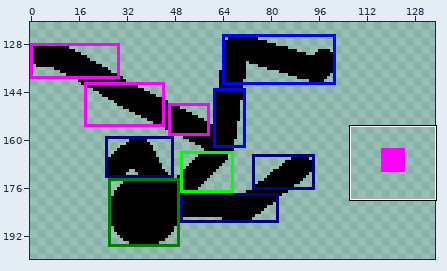
Pixel-art file -- animations/1020_金家潘_天升脚.aseprite. The picture above shows the old version from afar; the outline marks the close-up.
Close-up. Before the commit:
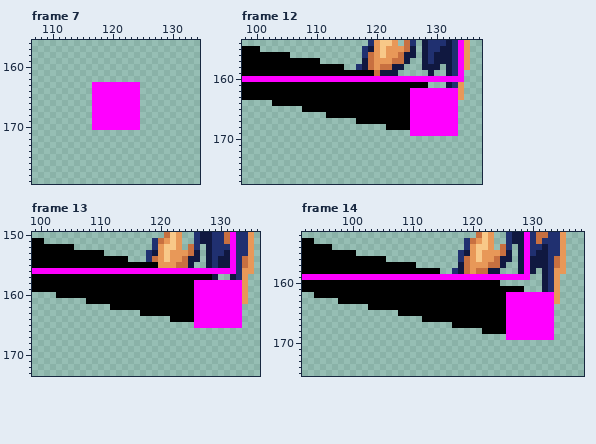
600x300 pixels, 28 frames. Shown: frame 7: x 107..134, y 156..179; frame 12: x 98..137, y 154..177; frame 13: x 99..136, y 150..173; frame 14: x 92..138, y 152..175. The wide view leaves out empty margins. The commit also changed other frames or places, which this record leaves out.
Once edited:
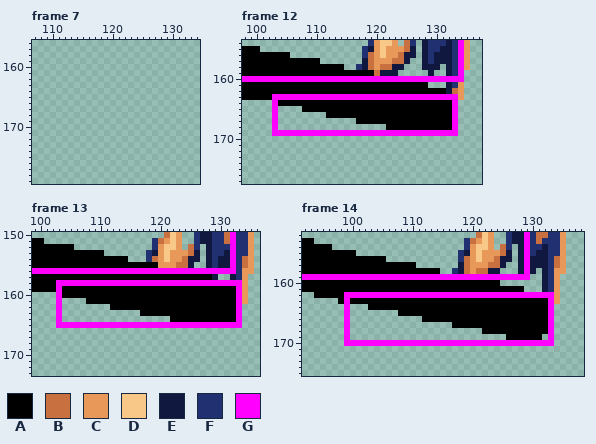
Palette (. is transparent): A #000000  B #c87040  C #e89858  D #f8c888  E #101840  F #203070  G #ff00ff
Diff:
Frame 7, layer "碰撞层":
y 163..170: x 117..124 GGGGGGGG -> ........
Frame 12, layer "碰撞层":
y 162: x 126..133 GGGGGGGG -> AAAAAAEB
y 163: x 103..125 AAAAAAAAAAAAAAAAAAAAAAA -> GGGGGGGGGGGGGGGGGGGGGGG
y 164: x 103 A -> G; x 126..132 GGGGGGG -> AAAAAAA
y 165..168: x 103 . -> G; x 126..132 GGGGGGG -> AAAAAAA
y 169: x 103..125 ....................... -> GGGGGGGGGGGGGGGGGGGGGGG
Frame 13, layer "碰撞层":
y 158: x 103..125 AAAAAAAAAAAAAAAAAAAAAAA -> GGGGGGGGGGGGGGGGGGGGGGG
y 159..160: x 103 A -> G; x 126..132 GGGGGGG -> AAAAAAA
y 161..164: x 103 . -> G; x 126..132 GGGGGGG -> AAAAAAA
y 165: x 103..125 ....................... -> GGGGGGGGGGGGGGGGGGGGGGG
Frame 14, layer "碰撞层":
y 162: x 99..125 AAAAAAAAAAAAAAAAAAAAAAAAAAA -> GGGGGGGGGGGGGGGGGGGGGGGGGGG
y 163: x 99 A -> G; x 126..132 GGGGGGG -> AAAAAAA
y 164..168: x 99 . -> G; x 126..132 GGGGGGG -> AAAAAAA
y 169: x 99 . -> G; x 126..132 GGGGGGG -> AAAAAA.
y 170: x 99..133 ................................... -> GGGGGGGGGGGGGGGGGGGGGGGGGGGGGGGGGGG
Where, in picture pixels (left, top, right, bottom), the same in both close-ups:
erased: (92, 82, 140, 130)
changed: (272, 88, 458, 136)
changed: (56, 280, 236, 328)
changed: (344, 292, 554, 346)
